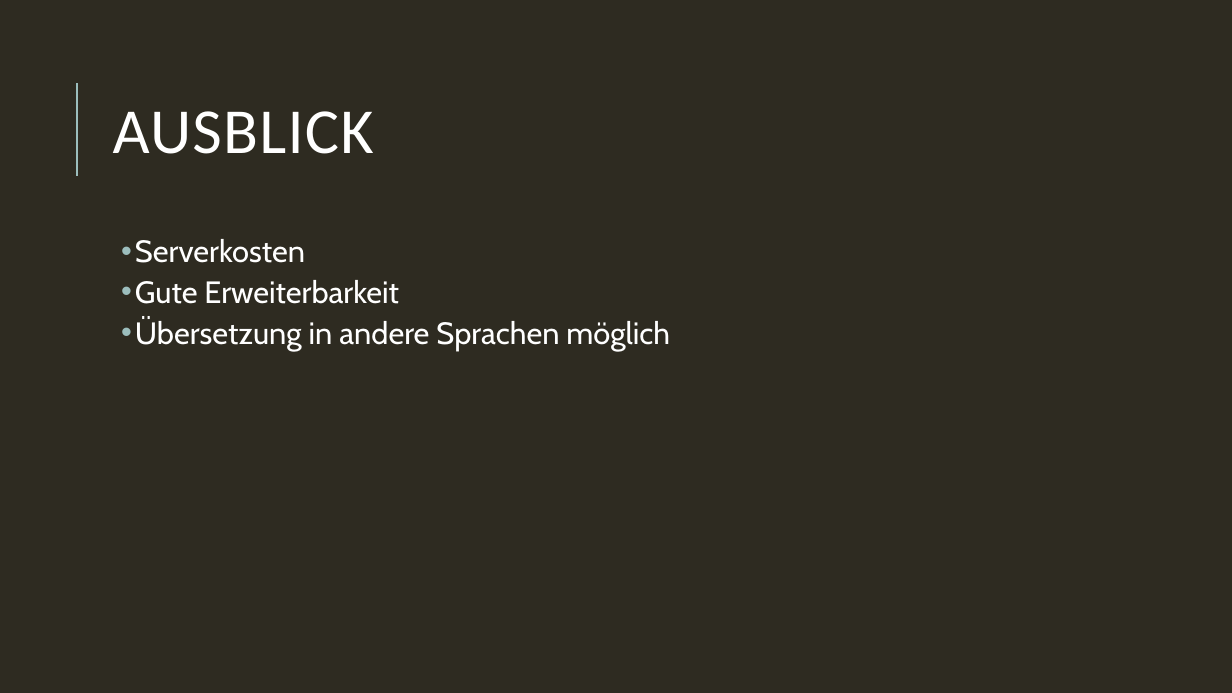
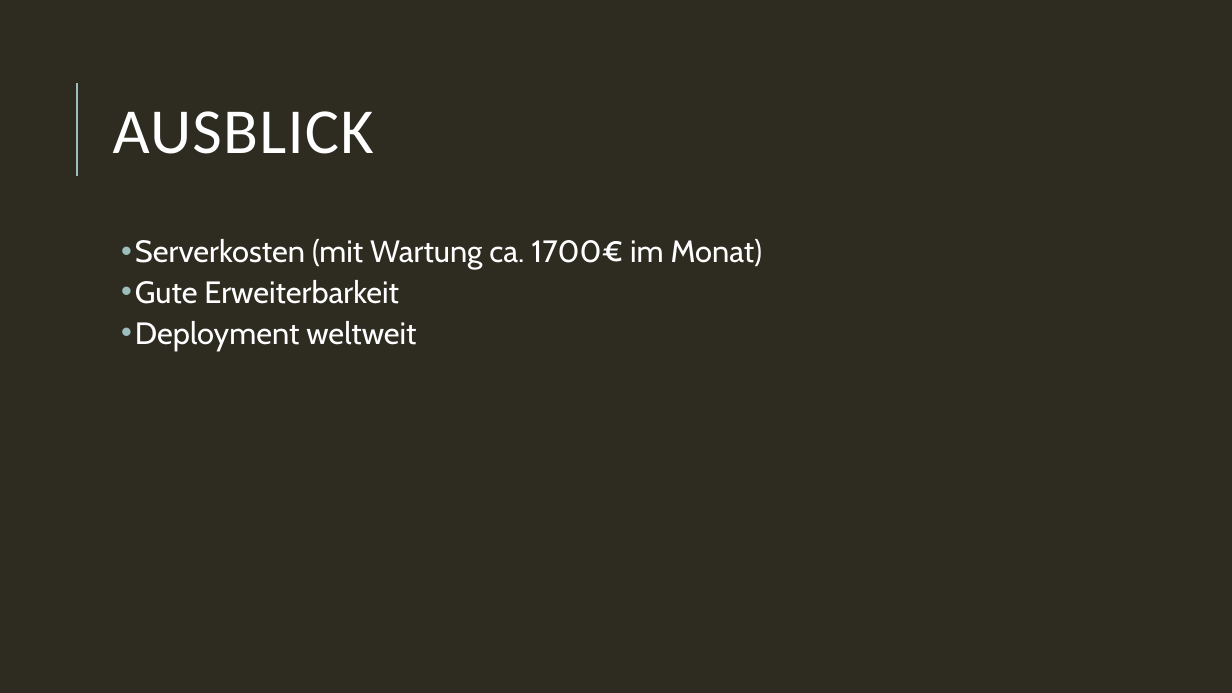
Before and after one commit to JeanlucE/PolygonWorkshop, a slide deck: slide 9 of Polygon Workshop End.pptx. Drawn at 1232x693 pixels with LibreOffice and Linux fonts; fonts in the diff are those of the drawing. Boxes give left, top, right and bottom in pixels: in the first picture for what was removed or moved away, otherwise in the second. Text is boxed around its words. In the diff, an @@ line names an element or a change of style, - is before the commit and + after.

```diff
--- a/Polygon Workshop End.pptx
+++ b/Polygon Workshop End.pptx
@@ text at [135, 239, 763, 269]: text changed @@
-  • Serverkosten
+  • Serverkosten (mit Wartung ca. 1700€ im Monat)
@@ text at [135, 321, 416, 350]: text changed @@
-  • Übersetzung in andere Sprachen möglich
+  • Deployment weltweit
```
Also in this commit, not shown: 4 other slides changed.
